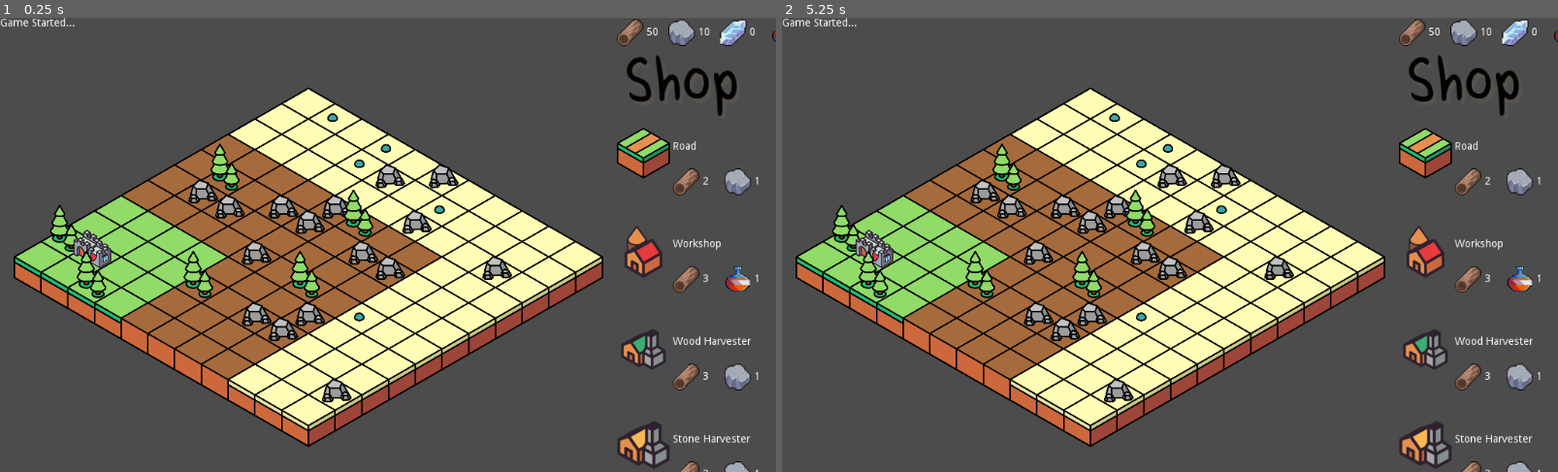
Above: before the commit, frames 1-2 (left to right).
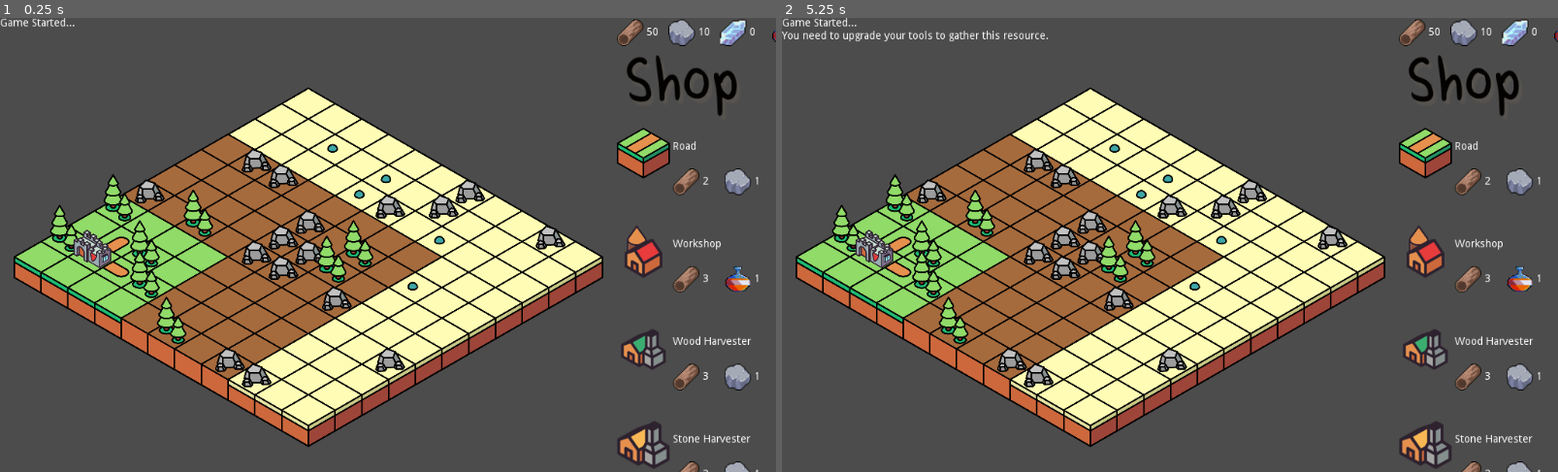
Above: after the commit, the same moments.

Repository: cyrillbrito/gmtk-22
Game: Godot game, scene res://Main/Main.tscn
Two runs of this game, one before a commit and one after it. Both use one fixed random seed, a clock stepped at 60 frames per second and the inputs below.
Inputs (mouse positions are in pixels of both pictures, inside the frame that each line leads up to):
- Up to frame 1 (0.25 s): no input
- Up to frame 2 (5.25 s): tap Enter at 0.5, 2, 3.5 s; move the mouse to (1340, 222) at 0.52 s; click (1340, 222) at 0.67 s; tap Space at 1.25, 2.75, 4.25 s; move the mouse to (1014, 267) at 1.27 s; click (1014, 267) at 1.42 s; move the mouse to (1247, 145) at 2.02 s; click (1247, 145) at 2.17 s; move the mouse to (1131, 335) at 2.77 s; click (1131, 335) at 2.92 s; move the mouse to (1402, 313) at 3.52 s; click (1402, 313) at 3.67 s; move the mouse to (937, 176) at 4.27 s; click (937, 176) at 4.42 s; move the mouse to (1208, 245) at 5.02 s; click (1208, 245) at 5.17 s

The runs differ from the first frame. In frame 1, 6.2% of the frame differs, in the area x 9-73%, y 20-85%; in frame 2, 6.5%, in the area x 0-73%, y 2-85%.
Error before the commit: Invalid get index 'position' (on base: 'InputEventKey'). (res://Map.gd:106)
Error after the commit: First argument of yield() not of type object. (res://Main/Main.gd:64)

Commit message:
Added building gather and limit building placement

Diff:
--- a/Buildings2.gd
+++ /dev/null
@@ -1,25 +0,0 @@
-extends TileMap
-
-
-
-func _input(event):
-
-	var pos =
-
-	print(pos)
-
-	print(pos1)
-#	var pos = event.position
-#	print(dir(event))
-#	var mousePos: Vector2 = world_to_map(pos)
-
-	clear()
-
-#	if event is InputEventMouseButton:
-#		print(event.position)
-#		print(event.get_position())
-#		print(mousePos)
-##		mouseClick(mousePos)
-#	elif event is InputEventMouseMotion:
-##		mouseMove(mousePos)
-#		pass
--- a/Main/Main.gd
+++ b/Main/Main.gd
@@ -16,12 +16,6 @@
 func _process(delta):
 	SetResources()
 	SetAlerts()
-
-var random = RandomNumberGenerator.new()
-func RollDice():
-	var diceValue = random.randi_range(1, 6)
-	print(diceValue)
-	return diceValue
 
 func NextRound():
 	gameRound+=1
@@ -60,53 +54,34 @@
 		$Map.placeBuilding(building)
 
 
-func gatherWood():
+func gatherWood(multiplier = 1):
+	wood += yield(preGather(1, multiplier), 'completed')
+
+func gatherStone(multiplier = 1):
+	stone += yield(preGather(2, multiplier), 'completed')
+
+func gatherGem(multiplier = 1):
+	gem += yield(preGather(3, multiplier), 'completed')
+
+func preGather(reqTool, multiplier):
 	if gameState != StateEnum.unblocked:
 		AddAlert('Dice already rolling!')
-		return
+		return 0
+
+	if toolsLevel < reqTool:
+		AddAlert('You need to upgrade your tools to gather this resource.')
+		return 0
+
 	if mana < 1:
-		AddAlert('You need at least 1 mana')
-		return
+		AddAlert('You need at least 1 mana.')
+		return 0
+
 	gameState = StateEnum.rolling
 	mana -= 1
 	var dice = get_node("SideMenu/MarginContainer/Dice")
 	var roll = yield(dice.roll(), 'completed')
-	wood += (toolsLevel * 5) + roll
 	gameState = StateEnum.unblocked
-
-func gatherStone():
-	if gameState != StateEnum.unblocked:
-		AddAlert('Dice already rolling!')
-		return
-	if toolsLevel < 2:
-		AddAlert('You need wodden tools to gather stone')
-		return
-	if mana < 1:
-		AddAlert('You need at least 1 mana')
-		return
-	gameState = StateEnum.rolling
-	mana -= 1
-	var dice = get_node("SideMenu/MarginContainer/Dice")
-	var roll = yield(dice.roll(), 'completed')
-	wood += ((toolsLevel-1) * 5) + roll
-	gameState = StateEnum.unblocked
-
-func gatherGem():
-	if gameState != StateEnum.unblocked:
-		AddAlert('Dice already rolling!')
-		return
-	if toolsLevel < 3:
-		AddAlert('You need stone tools to gather gems')
-		return
-	if mana < 1:
-		AddAlert('You need at least 1 mana')
-		return
-	gameState = StateEnum.rolling
-	mana -= 1
-	var dice = get_node("SideMenu/MarginContainer/Dice")
-	var roll = yield(dice.roll(), 'completed')
-	wood += ((toolsLevel - 2) * 5) + roll
-	gameState = StateEnum.unblocked
+	return ((toolsLevel + 1 - reqTool) * 5) * multiplier + roll
 
 func FinishGame():
 		var endGame = load("res://EndGame/EndGame.tscn").instance()
--- a/Map.gd
+++ b/Map.gd
@@ -55,10 +55,14 @@
 		setMatrix(x, y, 'house')
 		return
 
+	if (x == 2 && y == -1) || (x == 1 && y == -2):
+		setMatrix(x, y, 'road')
+		return
+
 	var rand = rng.randf()
 
-	if rand < .3:
-		setMatrix(x, y, 'tree')
+	if rand < .35:
+		setMatrix(x, y, 'wood')
 		return
 
 func generate2(x, y):
@@ -70,7 +74,7 @@
 		return
 
 	if rand < .25:
-		setMatrix(x, y, 'tree')
+		setMatrix(x, y, 'wood')
 		return
 
 func generate3(x, y):
@@ -87,21 +91,51 @@
 
 var typeNumberDict = {
 	'house': 19,
-	'tree': 12,
+	'wood': 12,
 	'stone': 13,
 	'gem': 14,
 	'gather-gem': 15,
 	'gather-stone': 16,
 	'gather-wood': 17,
-	'workshop': 18
+	'workshop': 18,
+	'road': 8
 }
 
 func setMatrix(x, y, type):
 	var number = typeNumberDict[type]
 	tileMap.set_cell(x, y, number)
 	mapMatrix[x][y] = type
+	tileMap.update_bitmask_region()
+
+
+func countAround(v, types):
+	var around = [
+		mapMatrix[v.x-1][v.y],
+		mapMatrix[v.x+1][v.y],
+		mapMatrix[v.x][v.y-1],
+		mapMatrix[v.x][v.y+1],
+	]
+	var count = 0
+	for tile in around:
+		if tile in types:
+			count += 1
+	return count
+
+func canBuild(v):
+	var validConnections = [
+		'road',
+		'house',
+		'gather-wood',
+		'gather-stone',
+		'gather-gem',
+		'workshop',
+	]
+	return 0 < countAround(v, validConnections)
 
 func _input(event):
+
+	if !(event is InputEventMouseButton) && !(event is InputEventMouseMotion):
+		return
 
 	var mousePos = tileMap.world_to_map(tileMap.to_local(event.position))
 	if mousePos.x < 0 || mousePos.x > 10 || mousePos.y < -10 || mousePos.y > 0 || (mousePos.x == 1 && mousePos.y == -1):
@@ -118,17 +152,30 @@
 func mouseClick(mousePos: Vector2):
 
 	if placing:
-		setMatrix(mousePos.x, mousePos.y, placing)
-		placing = null
-		mainNode.gameState = StateEnum.unblocked
+		if canBuild(mousePos):
+			setMatrix(mousePos.x, mousePos.y, placing)
+			placing = null
+			mainNode.gameState = StateEnum.unblocked
+		else:
+			mainNode.AddAlert('Buildings and roads need to be next to other buildings or roads')
 		return
 
-	if mapMatrix[mousePos.x][mousePos.y] == 'tree':
+	# Normal mouse moving
+	if mapMatrix[mousePos.x][mousePos.y] == 'wood':
 		mainNode.gatherWood()
 	elif mapMatrix[mousePos.x][mousePos.y] == 'stone':
 		mainNode.gatherStone()
 	elif mapMatrix[mousePos.x][mousePos.y] == 'gem':
 		mainNode.gatherGem()
+	elif mapMatrix[mousePos.x][mousePos.y] == 'gather-wood':
+		var mult = countAround(mousePos, ['wood'])
+		mainNode.gatherWood(mult)
+	elif mapMatrix[mousePos.x][mousePos.y] == 'gather-stone':
+		var mult = countAround(mousePos, ['stone'])
+		mainNode.gatherStone(mult)
+	elif mapMatrix[mousePos.x][mousePos.y] == 'gather-gem':
+		var mult = countAround(mousePos, ['gem'])
+		mainNode.gatherGem(mult)
 
 func mouseMove(mousePos: Vector2):
 	var cell
@@ -136,7 +183,7 @@
 		tileMap3.set_cellv(mousePos, typeNumberDict[placing])
 	else:
 		cell = tileMap.get_cellv(mousePos)
-		if cell != -1:
+		if cell != -1 && cell != 8 && cell != 18:
 			tileMap2.set_cellv(mousePos, cell)
 
 func placeBuilding(building):
--- a/assets/TheSet.tres
+++ b/assets/TheSet.tres
@@ -1,6 +1,20 @@
-[gd_resource type="TileSet" load_steps=2 format=2]
+[gd_resource type="TileSet" load_steps=3 format=2]
 
 [ext_resource path="res://assets/TileSet.png" type="Texture" id=1]
+
+[sub_resource type="GDScript" id=1]
+script/source = "tool
+extends TileSet
+
+var binds = [15,16,17,18,19]
+
+
+
+func _is_tile_bound(id, neighbour_id):
+	if id == 8:
+		return neighbour_id in binds
+	return false
+"
 
 [resource]
 8/name = "grass-roads"
@@ -68,7 +82,7 @@
 11/shape_one_way_margin = 0.0
 11/shapes = [  ]
 11/z_index = 0
-12/name = "tree"
+12/name = "wood"
 12/texture = ExtResource( 1 )
 12/tex_offset = Vector2( -44, -289 )
 12/modulate = Color( 1, 1, 1, 1 )
@@ -180,3 +194,4 @@
 19/shape_one_way_margin = 0.0
 19/shapes = [  ]
 19/z_index = 0
+script = SubResource( 1 )
Not shown, changed: .DS_Store
